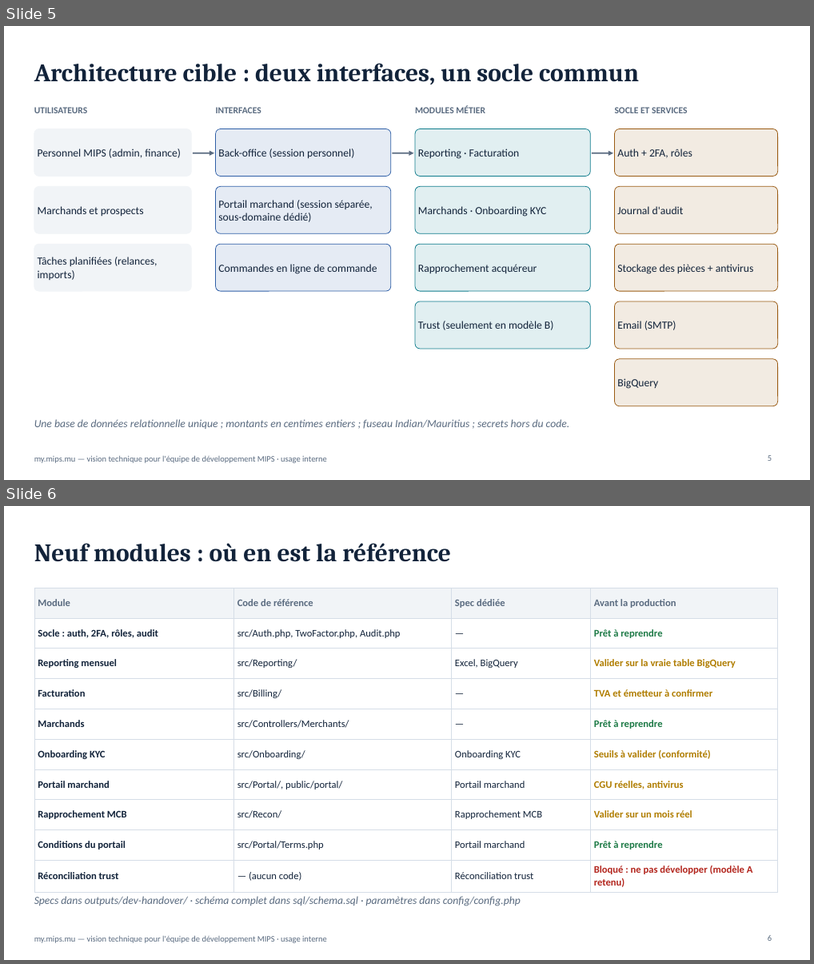
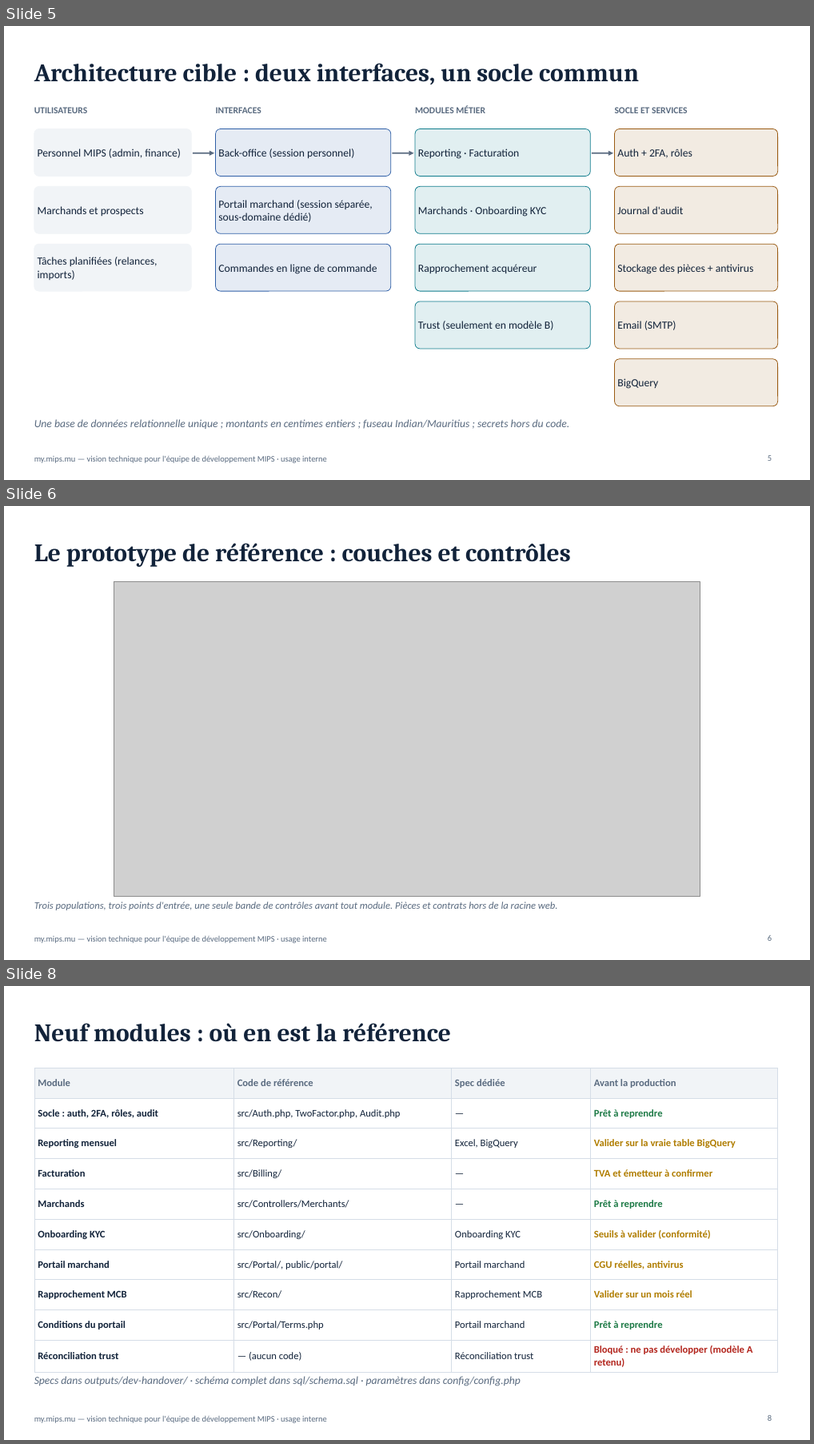
Before and after one commit to fmassonmips/mips-platform, a slide deck: outputs/recap/MIPS-vision-developpeurs.pptx. Shown one above the other, each under a label of ours: slides 5 and 6 before the commit, slides 5, 6 and 8 after it; the slides between them are not shown. The pictures are 814x964 and 814x1444 pixels, drawn with LibreOffice and Linux fonts; fonts in the diff are those of the drawing; grey boxes stand for pictures. Boxes give left, top, right and bottom in pixels: in the first picture for what was removed or moved away, otherwise in the second. Text is boxed around its words. In the diff, an @@ line names an element or a change of style, - is before the commit and + after.

```diff
--- a/outputs/recap/MIPS-vision-developpeurs.pptx
+++ b/outputs/recap/MIPS-vision-developpeurs.pptx
@@ slide 6 added at (4, 506, 810, 960), background #FFFFFF; not listed: 1 template element that a slide beside it also shows @@
@@ title added at (34, 543, 571, 567), 30 pt, text #12233A, bold @@
+Le prototype de référence : couches et contrôles
@@ picture added at (114, 582, 700, 896) @@
@@ text added at (34, 901, 558, 910), 12 pt, text #5A6B80, italic @@
+Trois populations, trois points d'entrée, une seule bande de contrôles avant tout module. Pièces et contrats hors de la racine web.
@@ page number added at (768, 935, 772, 940), 10 pt, text #5A6B80 @@
+6
@@ what was slide 6 is now slide 8 @@
```
Also in this commit, not shown: 1 other slide added, 2 other files.
